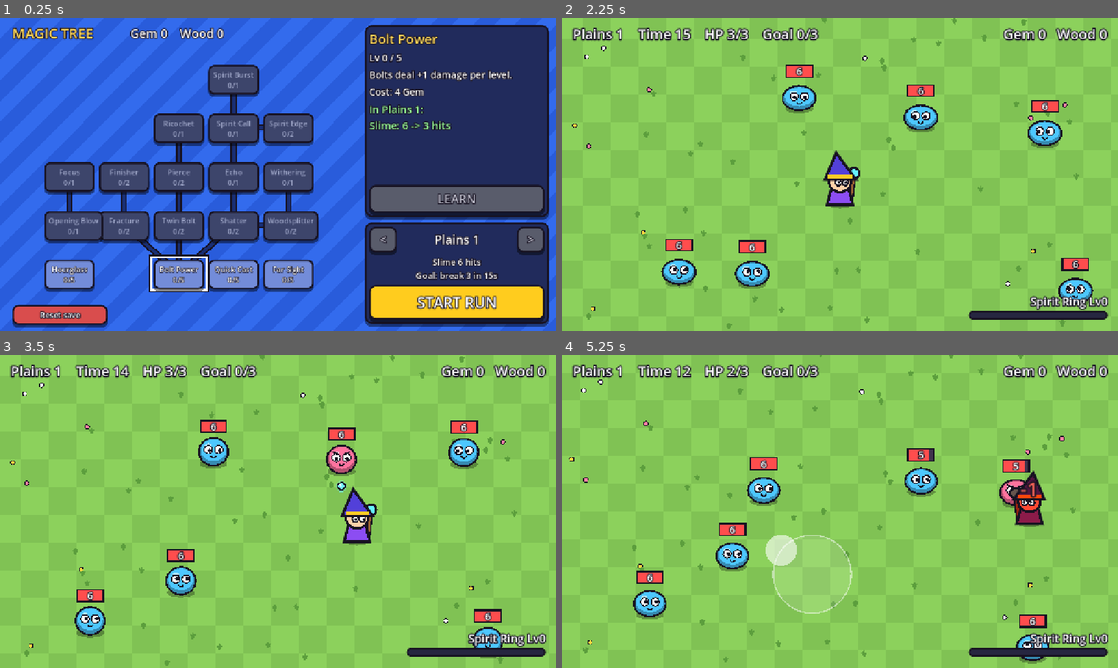
Above: before the commit, frames 1-4 (two rows, left to right).
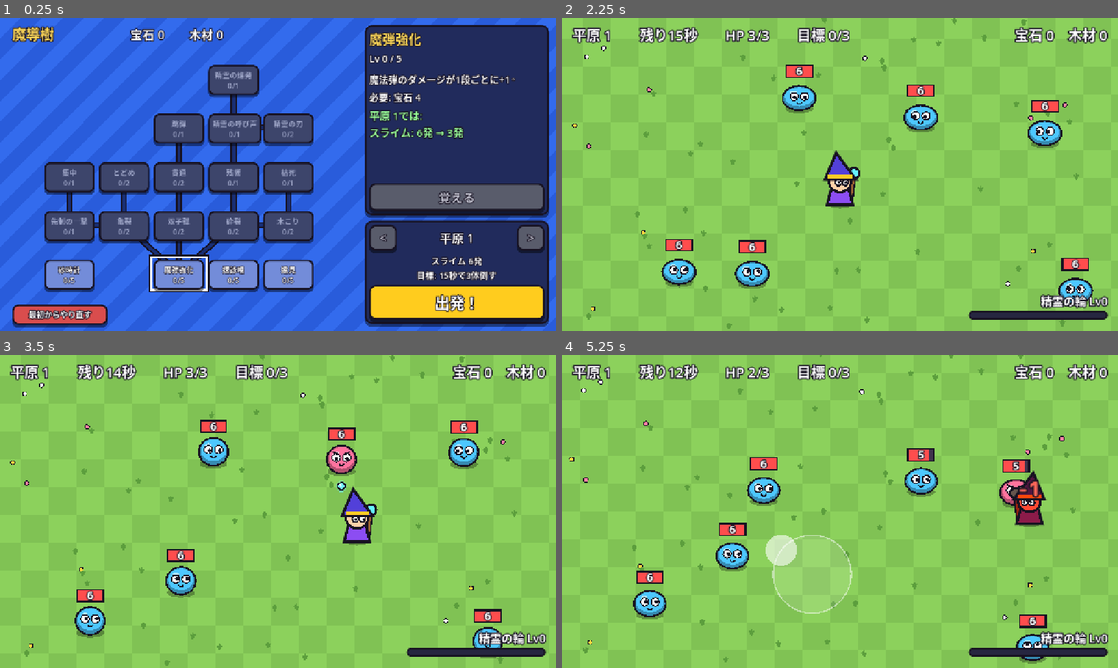
Above: after the commit, the same moments.

Repository: elefolo4565/fantasyIncremental
Game: Godot game, scene res://scenes/main/main.tscn
The game is run twice, just before and just after one commit, with the same random seed, the same clock (stepped at 60 frames per second) and the same inputs.
Inputs (mouse positions are in pixels of both pictures, inside the frame that each line leads up to):
- Up to frame 1 (0.25 s): no input
- Up to frame 2 (2.25 s): click "Reset save" (after the commit: "最初からやり直す") at 0.5 s; click "Tap again to reset" (after the commit: "もう一度押すと消去") at 1.25 s; click "START RUN" (after the commit: "出発！") at 2 s
- Up to frame 3 (3.5 s): move the mouse to (400, 495) at 2.77 s; hold Right (ui_right) from 2.78 s (still down); click (400, 495) at 2.92 s
- Up to frame 4 (5.25 s): release Right (ui_right) at 3.5 s; drag from (728, 527) to (901, 480) at 3.52 s; move the mouse to (895, 442) at 4.27 s; hold Right (ui_right) 4.28-5 s; drag from (812, 574) to (673, 464) at 5.02 s

The runs differ from the first frame. In frame 1, 10% of the frame differs, in the area x 2-99%, y 2-97%; in frame 2, 2.9%; in frame 3, 2.9%; in frame 4, 3.0%.

Commit message:
Show the Magic Tree and the run screens in Japanese
- Bundle a subset of Rounded M+ 1c ExtraBold (OFL) covering ASCII, kana, symbols and JIS level-1 kanji
- Set it as ThemeDB.fallback_font so controls and _draw() text both use it
- Translate upgrade names and descriptions, stage names, and the tree, HUD and result texts

Co-Authored-By: Claude Opus 5.5 (1M context) <noreply@anthropic.com>
Claude-Session: https://claude.ai/code/session_01DCGdW39avWMz4PaMBGrhsd

Diff:
--- a/data/stages.csv
+++ b/data/stages.csv
@@ -1,7 +1,7 @@
 id,name,world,slime_count,slime_hp,slime_gem,slime_speed,oak_count,oak_hp,oak_wood,goal,memo
-plains_1,Plains 1,plains,6,6,2,55,0,0,0,3,平原1。スライム6匹・耐久6（強化なしで6発）・1匹で宝石2・移動速度55px/秒・3匹倒せばクリア
-plains_2,Plains 2,plains,7,10,2,65,0,0,0,9,平原2
-plains_3,Plains 3,plains,8,14,3,75,0,0,0,14,平原3（ここをクリアすると森へ）
-forest_1,Forest 1,forest,5,14,3,75,4,16,1,22,森1。木（oak）は動かないが叩かずにいると耐久が戻る
-forest_2,Forest 2,forest,5,18,4,85,5,22,2,30,森2
-forest_3,Forest 3,forest,6,22,5,95,6,28,2,40,森3（試作の最終ステージ）
+plains_1,平原 1,plains,6,6,2,55,0,0,0,3,平原1。スライム6匹・耐久6（強化なしで6発）・1匹で宝石2・移動速度55px/秒・3匹倒せばクリア
+plains_2,平原 2,plains,7,10,2,65,0,0,0,9,平原2
+plains_3,平原 3,plains,8,14,3,75,0,0,0,14,平原3（ここをクリアすると森へ）
+forest_1,森 1,forest,5,14,3,75,4,16,1,22,森1。木（oak）は動かないが叩かずにいると耐久が戻る
+forest_2,森 2,forest,5,18,4,85,5,22,2,30,森2
+forest_3,森 3,forest,6,22,5,95,6,28,2,40,森3（試作の最終ステージ）
--- a/data/upgrades.csv
+++ b/data/upgrades.csv
@@ -1,19 +1,19 @@
 id,name,parent,max_level,value,cost_gem,cost_wood,col,row,desc,memo
-power,Bolt Power,,5,1,4|12|30|70|130,0|0|0|0|0,2,4,Bolts deal +{v} damage per level.,1段ごとに魔法弾のダメージが増える量。費用は段ごとに | で区切る
-fracture,Fracture,power,2,1,15|45,0|0,1,3,Slimes and trees spawn with {v} less durability per level.,1段ごとにスライム・木の耐久が減る量（最低1）
-twin,Twin Bolt,power,2,1,20|70,0|0,2,3,Fire {v} more bolt per level at another target.,1段ごとに同時に撃つ魔法弾の追加本数
-shatter,Shatter,power,2,1,25|75,0|0,3,3,Broken objects deal {v} damage per level to neighbors.,1段ごとに壊れた物が周り（shatter_radius）に与えるダメージ
-opening,Opening Blow,fracture,1,2,40,0,0,3,The first hit on an undamaged object deals +{v}.,無傷の物への最初の1発に足すダメージ
-finisher,Finisher,fracture,2,1,50|160,0|0,1,2,Objects break at once when durability drops to {v} per level or less.,1段ごとに「この耐久以下なら即壊れる」しきい値が上がる量
-focus,Focus,opening,1,1,35,0,0,2,Every {focus_every}th bolt deals x{focus_multiplier} damage.,1なら有効（何発ごと・倍率は balance.csv の focus_every / focus_multiplier）
-pierce,Pierce,twin,2,1,30|80,0|0,2,2,Bolts pass through {v} more object per level.,1段ごとに魔法弾が貫通できる数
-ricochet,Ricochet,pierce,1,1,150,0,2,1,After its last hit a bolt bounces to {v} more object.,魔法弾が最後に当たったあと別の物へ跳ね返る回数
-echo,Echo,shatter,1,1,120,0,3,2,Broken objects fire {v} free bolt at the nearest target.,壊れた物から撃ち出される魔法弾の本数
-woodsplitter,Woodsplitter,shatter,2,2,40|60,0|40,4,3,Bolts deal +{v} damage per level to trees.,1段ごとに木へのダメージに足す量
-withering,Withering,woodsplitter,1,1,0,60,4,2,Trees no longer regrow durability.,1なら有効（森の木の耐久が戻らなくなる）
-ring_start,Spirit Call,echo,1,1,80,0,3,1,Start each run with the Spirit Ring at Lv {v}.,ラン開始時の精霊の輪のレベル
-ring_power,Spirit Edge,ring_start,2,1,30|60,0|60,4,1,Spirit Ring orbs deal +{v} damage per level.,1段ごとに精霊の輪の玉のダメージに足す量
-ring_burst,Spirit Burst,ring_start,1,2,80,80,3,0,When the Spirit Ring levels up every object takes {v} damage.,精霊の輪のレベルが上がったとき画面の全ての物に与えるダメージ
-hourglass,Hourglass,,5,9,2|12|30|60|110,0|0|0|0|0,0,4,Runs last {v} more seconds per level.,1段ごとにラン1回の活動時間が伸びる秒数（例外: 時間・攻撃間隔・射程の強化）
-quick_cast,Quick Cast,,5,0.35,2|8|22|50|100,0|0|0|0|0,3,4,Cast bolts faster: +{v}x casts per second per level.,1段ごとに「1秒あたりの発数」が基本の何倍ぶん増えるか（間隔 = fire_interval ÷ (1 + 段×この値)）
-far_sight,Far Sight,,5,55,4|12|28|60|110,0|0|0|0|0,4,4,Auto-aim reaches {v} pixels farther per level.,1段ごとに自動攻撃の射程が伸びるピクセル数
+power,魔弾強化,,5,1,4|12|30|70|130,0|0|0|0|0,2,4,魔法弾のダメージが1段ごとに+{v}。,1段ごとに魔法弾のダメージが増える量。費用は段ごとに | で区切る
+fracture,亀裂,power,2,1,15|45,0|0,1,3,スライムと木の耐久が1段ごとに{v}減る。,1段ごとにスライム・木の耐久が減る量（最低1）
+twin,双子弾,power,2,1,20|70,0|0,2,3,1段ごとに別の相手へ魔法弾をもう{v}発撃つ。,1段ごとに同時に撃つ魔法弾の追加本数
+shatter,砕裂,power,2,1,25|75,0|0,3,3,倒した相手が、周りに1段ごとに{v}ダメージを与える。,1段ごとに壊れた物が周り（shatter_radius）に与えるダメージ
+opening,先制の一撃,fracture,1,2,40,0,0,3,無傷の相手への最初の1発が+{v}ダメージ。,無傷の物への最初の1発に足すダメージ
+finisher,とどめ,fracture,2,1,50|160,0|0,1,2,耐久が1段ごとに{v}以下になったら、その場で倒す。,1段ごとに「この耐久以下なら即壊れる」しきい値が上がる量
+focus,集中,opening,1,1,35,0,0,2,{focus_every}発ごとに、{focus_multiplier}倍ダメージの1発になる。,1なら有効（何発ごと・倍率は balance.csv の focus_every / focus_multiplier）
+pierce,貫通,twin,2,1,30|80,0|0,2,2,魔法弾が1段ごとに{v}体多く突き抜ける。,1段ごとに魔法弾が貫通できる数
+ricochet,跳弾,pierce,1,1,150,0,2,1,最後に当たったあと、別の相手へ{v}回跳ね返る。,魔法弾が最後に当たったあと別の物へ跳ね返る回数
+echo,残響,shatter,1,1,120,0,3,2,倒した相手から、近くの相手へ魔法弾が{v}発飛ぶ。,壊れた物から撃ち出される魔法弾の本数
+woodsplitter,木こり,shatter,2,2,40|60,0|40,4,3,木へのダメージが1段ごとに+{v}。,1段ごとに木へのダメージに足す量
+withering,枯死,woodsplitter,1,1,0,60,4,2,木の耐久が戻らなくなる。,1なら有効（森の木の耐久が戻らなくなる）
+ring_start,精霊の呼び声,echo,1,1,80,0,3,1,精霊の輪がLv{v}の状態でランが始まる。,ラン開始時の精霊の輪のレベル
+ring_power,精霊の刃,ring_start,2,1,30|60,0|60,4,1,精霊の輪の玉のダメージが1段ごとに+{v}。,1段ごとに精霊の輪の玉のダメージに足す量
+ring_burst,精霊の爆発,ring_start,1,2,80,80,3,0,精霊の輪のレベルが上がるたび、全ての相手に{v}ダメージ。,精霊の輪のレベルが上がったとき画面の全ての物に与えるダメージ
+hourglass,砂時計,,5,9,2|12|30|60|110,0|0|0|0|0,0,4,ランの活動時間が1段ごとに{v}秒伸びる。,1段ごとにラン1回の活動時間が伸びる秒数（例外: 時間・攻撃間隔・射程の強化）
+quick_cast,速詠唱,,5,0.35,2|8|22|50|100,0|0|0|0|0,3,4,撃つ速さが1段ごとに基本の{v}倍ぶん上がる。,1段ごとに「1秒あたりの発数」が基本の何倍ぶん増えるか（間隔 = fire_interval ÷ (1 + 段×この値)）
+far_sight,遠見,,5,55,4|12|28|60|110,0|0|0|0|0,4,4,自動攻撃の射程が1段ごとに{v}伸びる。,1段ごとに自動攻撃の射程が伸びるピクセル数
--- a/scenes/main/main.gd
+++ b/scenes/main/main.gd
@@ -3,12 +3,15 @@
 ## 起動引数に -- --smoke-run を付けると、全強化を最大にして最後のステージを直接始める（CI の動作確認用）。
 
 const TREE_SCENE := preload("res://scenes/upgrade_tree/upgrade_tree.tscn")
+const FONT := preload("res://assets/fonts/MPLUSRounded1c-ExtraBold-subset.ttf")
 const RUN_SCENE := preload("res://scenes/run/run.tscn")
 
 var _screen: Node
 
 
 func _ready() -> void:
+	# _draw() で使う文字も日本語が出るように、同梱フォントを既定にする
+	ThemeDB.fallback_font = FONT
 	if OS.get_cmdline_user_args().has("--smoke-run"):
 		Progress.enable_smoke_mode()
 		_show_run(Progress.stages.size() - 1)
--- a/scenes/run/run.gd
+++ b/scenes/run/run.gd
@@ -229,9 +229,9 @@
 	_cleared = true
 	_unlocked = Progress.clear_stage(stage_index)
 	Sfx.play(&"clear")
-	_banner.text = "STAGE CLEAR!"
+	_banner.text = "ステージクリア！"
 	if _unlocked:
-		_banner.text += "\n%s unlocked" % Progress.stages[Progress.unlocked_stage].name
+		_banner.text += "\n%s が開いた" % Progress.stages[Progress.unlocked_stage].name
 	_banner.visible = true
 	_banner.modulate.a = 1.0
 	_banner.pivot_offset = _banner.size * 0.5
@@ -282,7 +282,7 @@
 	_ring_progress = 0
 	_ring.level += 1
 	Sfx.play(&"ring")
-	_popup(_player.global_position + Vector2(0, -40), "SPIRIT RING Lv%d" % _ring.level, SpiritRing.ORB_COLOR, 30)
+	_popup(_player.global_position + Vector2(0, -40), "精霊の輪 Lv%d" % _ring.level, SpiritRing.ORB_COLOR, 30)
 	var burst := roundi(Stats.effect(&"ring_burst", Progress.levels))
 	if burst > 0:
 		for node in get_tree().get_nodes_in_group(Breakable.GROUP):
@@ -308,35 +308,35 @@
 	Progress.save()
 	Sfx.play(&"timeup")
 	if _defeated:
-		_result_title.text = "DEFEATED"
+		_result_title.text = "やられた…"
 	else:
-		_result_title.text = "STAGE CLEAR!" if _cleared else "TIME UP"
+		_result_title.text = "ステージクリア！" if _cleared else "時間切れ"
 	var lines := PackedStringArray()
-	lines.append("Broken: %d / %d" % [_broken_count, _stage.goal])
-	var gained := "+%d Gem" % _gained_gem
+	lines.append("倒した数: %d / %d" % [_broken_count, _stage.goal])
+	var gained := "宝石 +%d" % _gained_gem
 	if _gained_wood > 0 or _stage.oak_count > 0:
-		gained += "   +%d Wood" % _gained_wood
+		gained += "　木材 +%d" % _gained_wood
 	lines.append(gained)
 	if _unlocked:
-		lines.append("New stage: %s" % Progress.stages[Progress.unlocked_stage].name)
+		lines.append("新しいステージ: %s" % Progress.stages[Progress.unlocked_stage].name)
 	elif _cleared and _defeated:
-		lines.append("Stage cleared before you fell")
+		lines.append("やられる前にクリアできた")
 	elif not _cleared:
-		lines.append("Break %d to clear this stage" % _stage.goal)
+		lines.append("%d体倒せばクリア" % _stage.goal)
 	elif stage_index == Progress.stages.size() - 1:
-		lines.append("You cleared the last stage of this prototype!")
+		lines.append("試作の最後のステージをクリア！")
 	_result_body.text = "\n".join(lines)
 	_result_panel.visible = true
 	_update_hud()
 
 
 func _update_hud() -> void:
-	var goal := "CLEAR" if _cleared else "Goal %d/%d" % [_broken_count, _stage.goal]
-	_info_label.text = "%s    Time %d    HP %d/%d    %s" % [_stage.name, ceili(_time_left), _player.hp, _player.max_hp, goal]
-	_material_label.text = "Gem %d   Wood %d" % [Progress.gem, Progress.wood]
+	var goal := "クリア" if _cleared else "目標 %d/%d" % [_broken_count, _stage.goal]
+	_info_label.text = "%s　　残り%d秒　　HP %d/%d　　%s" % [_stage.name, ceili(_time_left), _player.hp, _player.max_hp, goal]
+	_material_label.text = "宝石 %d　木材 %d" % [Progress.gem, Progress.wood]
 	var max_level := Balance.get_int("ring_max_level")
 	var need := maxi(Balance.get_int("ring_breaks_per_level"), 1)
-	_ring_label.text = "Spirit Ring Lv%d" % _ring.level + (" MAX" if _ring.level >= max_level else "")
+	_ring_label.text = "精霊の輪 Lv%d" % _ring.level + ("（最大）" if _ring.level >= max_level else "")
 	_ring_bar.value = 1.0 if _ring.level >= max_level else float(_ring_progress) / need
 
 
--- a/scenes/run/run.tscn
+++ b/scenes/run/run.tscn
@@ -99,7 +99,7 @@
 theme_override_colors/font_outline_color = Color(0, 0, 0, 1)
 theme_override_constants/outline_size = 12
 theme_override_font_sizes/font_size = 48
-text = "STAGE CLEAR!"
+text = "ステージクリア！"
 horizontal_alignment = 1
 vertical_alignment = 1
 
@@ -141,4 +141,4 @@
 layout_mode = 2
 size_flags_horizontal = 4
 theme_override_font_sizes/font_size = 30
-text = "Back to Magic Tree"
+text = "魔導樹へ戻る"
--- a/scenes/upgrade_tree/upgrade_tree.gd
+++ b/scenes/upgrade_tree/upgrade_tree.gd
@@ -132,7 +132,7 @@
 
 
 func _refresh() -> void:
-	_material_label.text = "Gem %d    Wood %d" % [Progress.gem, Progress.wood]
+	_material_label.text = "宝石 %d　　木材 %d" % [Progress.gem, Progress.wood]
 	for def in Progress.upgrades:
 		var button: Button = _buttons[def.id]
 		button.text = "%s\n%d/%d" % [def.name, Progress.level(def.id), def.max_level]
@@ -163,17 +163,17 @@
 	_level_label.text = "Lv %d / %d" % [Progress.level(def.id), def.max_level]
 	_desc_label.text = def.description()
 	if Progress.is_maxed(def):
-		_cost_label.text = "MAX"
+		_cost_label.text = "最大まで覚えた"
 	elif not Progress.is_unlocked(def):
-		_cost_label.text = "Learn %s first" % Progress.upgrade(def.parent).name
+		_cost_label.text = "先に「%s」を覚える" % Progress.upgrade(def.parent).name
 	else:
 		var cost := Progress.next_cost(def)
 		var parts := PackedStringArray()
 		if cost.x > 0 or cost.y == 0:
-			parts.append("%d Gem" % cost.x)
+			parts.append("宝石 %d" % cost.x)
 		if cost.y > 0:
-			parts.append("%d Wood" % cost.y)
-		_cost_label.text = "Cost: " + "  ".join(parts)
+			parts.append("木材 %d" % cost.y)
+		_cost_label.text = "必要: " + "　".join(parts)
 	_preview_label.text = "\n".join(_hit_lines(def))
 	_buy_button.disabled = not Progress.can_buy(def)
 
@@ -189,23 +189,23 @@
 		var before_hits := Stats.hits_to_break(target[0], target[2], now)
 		var after_hits := Stats.hits_to_break(target[0], target[2], after)
 		if before_hits != after_hits:
-			lines.append("%s: %d -> %d hits" % [target[1], before_hits, after_hits])
+			lines.append("%s: %d発 → %d発" % [target[1], before_hits, after_hits])
 	if not lines.is_empty():
-		lines.insert(0, "In %s:" % Progress.stages[Progress.selected_stage].name)
+		lines.insert(0, "%sでは:" % Progress.stages[Progress.selected_stage].name)
 	var stats_before := _stat_texts(now)
 	var stats_after := _stat_texts(after)
 	for label in stats_before:
 		if stats_before[label] != stats_after[label]:
-			lines.append("%s: %s -> %s" % [label, stats_before[label], stats_after[label]])
+			lines.append("%s: %s → %s" % [label, stats_before[label], stats_after[label]])
 	return lines
 
 
 ## 発数以外で強化によって変わる数値（活動時間・攻撃間隔・射程）を表示用の文字にする。
 func _stat_texts(levels: Dictionary) -> Dictionary:
 	return {
-		"Time": "%ds" % roundi(Stats.run_time(levels)),
-		"Cast": "%.2fs" % Stats.fire_interval(levels),
-		"Range": "%d" % roundi(Stats.fire_range(levels)),
+		"活動時間": "%d秒" % roundi(Stats.run_time(levels)),
+		"発射間隔": "%.2f秒" % Stats.fire_interval(levels),
+		"射程": "%d" % roundi(Stats.fire_range(levels)),
 	}
 
 
@@ -214,9 +214,9 @@
 	var stage := Progress.stages[Progress.selected_stage]
 	var targets := []
 	if stage.slime_count > 0:
-		targets.append([Stats.SLIME, "Slime", stage.slime_hp])
+		targets.append([Stats.SLIME, "スライム", stage.slime_hp])
 	if stage.oak_count > 0:
-		targets.append([Stats.OAK, "Tree", stage.oak_hp])
+		targets.append([Stats.OAK, "木", stage.oak_hp])
 	return targets
 
 
@@ -227,8 +227,8 @@
 	_next_button.disabled = Progress.selected_stage >= Progress.unlocked_stage
 	var parts := PackedStringArray()
 	for target in _stage_targets():
-		parts.append("%s %d hits" % [target[1], Stats.hits_to_break(target[0], target[2], Progress.levels)])
-	_stage_info.text = "   ".join(parts) + "\nGoal: break %d in %ds" % [stage.goal, roundi(Stats.run_time(Progress.levels))]
+		parts.append("%s %d発" % [target[1], Stats.hits_to_break(target[0], target[2], Progress.levels)])
+	_stage_info.text = "　".join(parts) + "\n目標: %d秒で%d体倒す" % [roundi(Stats.run_time(Progress.levels)), stage.goal]
 
 
 func _on_node_pressed(def: UpgradeDef) -> void:
@@ -249,16 +249,16 @@
 		Sfx.play(&"deny")
 		return
 	Sfx.play(&"buy")
-	var text := "LEARNED!"
+	var text := "覚えた！"
 	var stats_after := _stat_texts(Progress.levels)
 	for label: String in stats_before:
 		if stats_before[label] != stats_after[label]:
-			text = "%s %s -> %s!" % [label.to_upper(), stats_before[label], stats_after[label]]
+			text = "%s %s → %s！" % [label, stats_before[label], stats_after[label]]
 	var targets := _stage_targets()
 	for i in targets.size():
 		var after := Stats.hits_to_break(targets[i][0], targets[i][2], Progress.levels)
 		if after != before[i]:
-			text = "%s %d -> %d HITS!" % [targets[i][1], before[i], after]
+			text = "%s %d発 → %d発！" % [targets[i][1], before[i], after]
 			break
 	var button: Button = _buttons[def.id]
 	_pop(text, _node_center(def) + Vector2(0, -NODE_SIZE.y * 0.5))
@@ -303,8 +303,8 @@
 func _on_reset_pressed() -> void:
 	if not _reset_armed:
 		_reset_armed = true
-		_reset_button.text = "Tap again to reset"
+		_reset_button.text = "もう一度押すと消去"
 		return
 	_reset_armed = false
-	_reset_button.text = "Reset save"
+	_reset_button.text = "最初からやり直す"
 	Progress.reset()
--- a/scenes/upgrade_tree/upgrade_tree.tscn
+++ b/scenes/upgrade_tree/upgrade_tree.tscn
@@ -19,7 +19,7 @@
 offset_bottom = 56.0
 theme_override_colors/font_color = Color(1, 0.85, 0.35, 1)
 theme_override_font_sizes/font_size = 32
-text = "MAGIC TREE"
+text = "魔導樹"
 
 [node name="MaterialLabel" type="Label" parent="."]
 layout_mode = 0
@@ -51,7 +51,7 @@
 grow_vertical = 0
 focus_mode = 0
 theme_override_font_sizes/font_size = 18
-text = "Reset save"
+text = "最初からやり直す"
 
 [node name="Side" type="VBoxContainer" parent="."]
 layout_mode = 1
@@ -110,7 +110,7 @@
 layout_mode = 2
 focus_mode = 0
 theme_override_font_sizes/font_size = 28
-text = "LEARN"
+text = "覚える"
 
 [node name="StagePanel" type="PanelContainer" parent="Side"]
 layout_mode = 2
@@ -155,4 +155,4 @@
 layout_mode = 2
 focus_mode = 0
 theme_override_font_sizes/font_size = 34
-text = "START RUN"
+text = "出発！"
Binary file added: assets/fonts/MPLUSRounded1c-ExtraBold-subset.ttf
Not shown, added: assets/fonts/MPLUSRounded1c-ExtraBold-subset.ttf.import
Not shown, added: assets/fonts/OFL.txt
Not shown, changed: CLAUDE.md
